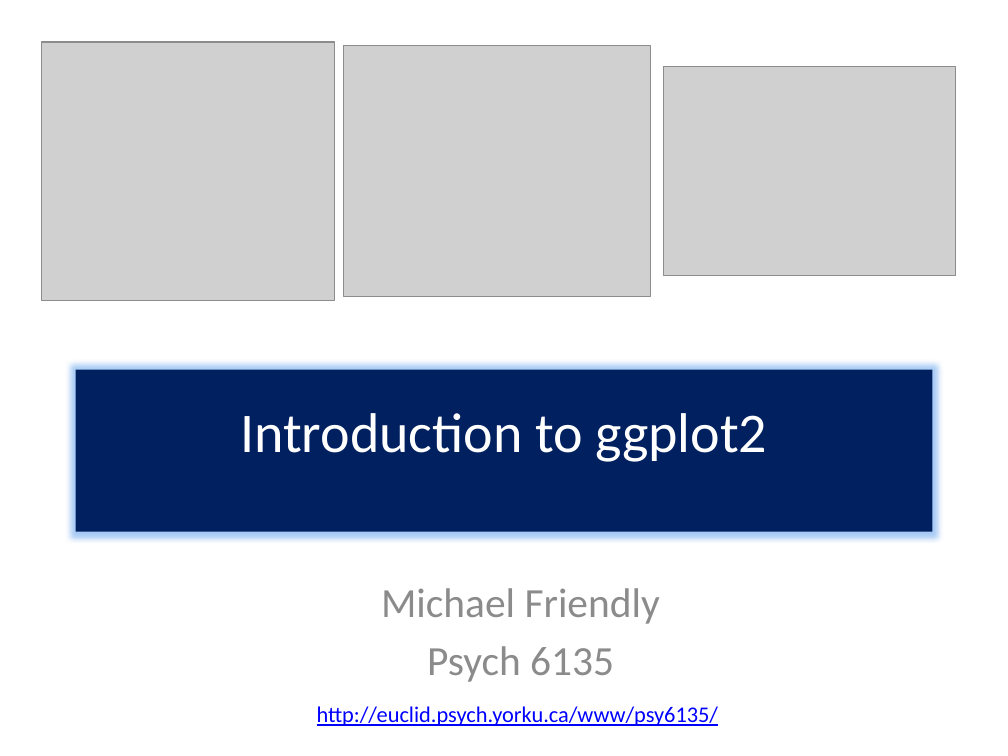
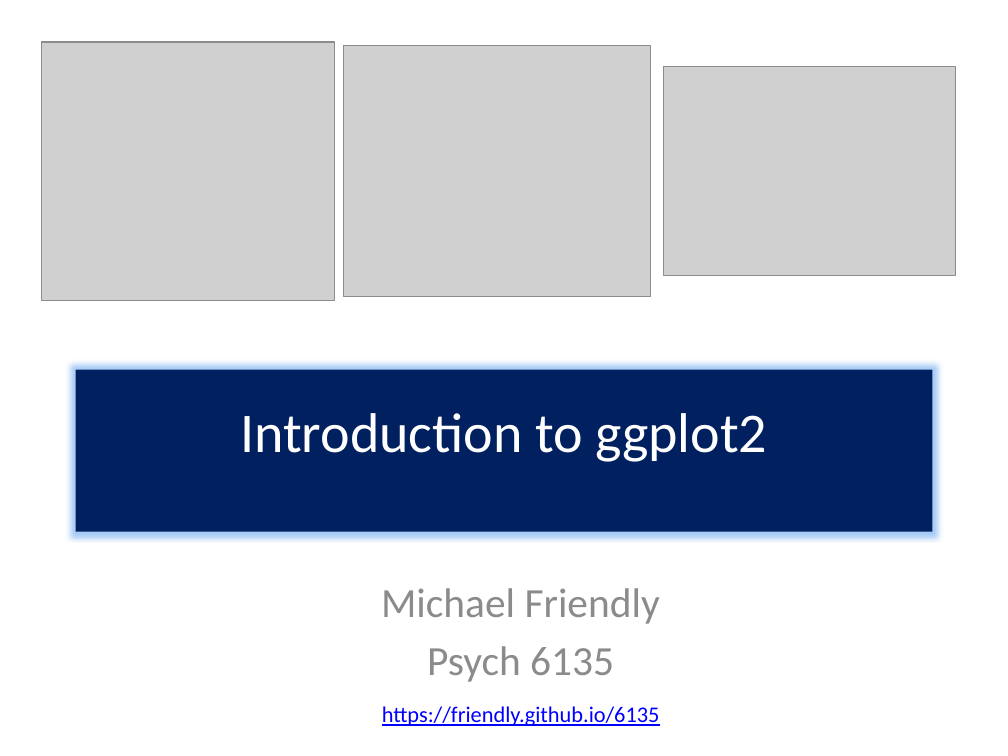
Before and after one commit to friendly/6135, a slide deck: slide 1 of lectures/ggplot-intro.pptx. Drawn at 1008x756 pixels with LibreOffice and Linux fonts; fonts in the diff are those of the drawing; grey boxes stand for pictures. Boxes give left, top, right and bottom in pixels: in the first picture for what was removed or moved away, otherwise in the second. Text is boxed around its words. In the diff, an @@ line names an element or a change of style, - is before the commit and + after.

```diff
--- a/lectures/ggplot-intro.pptx
+++ b/lectures/ggplot-intro.pptx
@@ text at [382, 706, 660, 726]: text changed @@
-http://euclid.psych.yorku.ca/www/psy6135/
+https://friendly.github.io/6135
```
Also in this commit, not shown: 1 other slide changed, 1 slide added, 12 other files.
